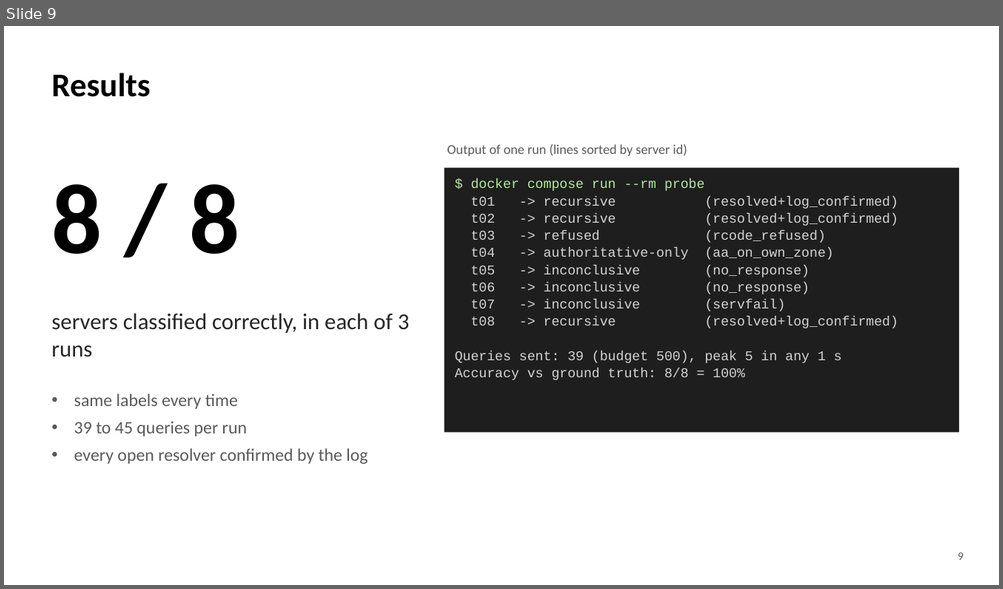
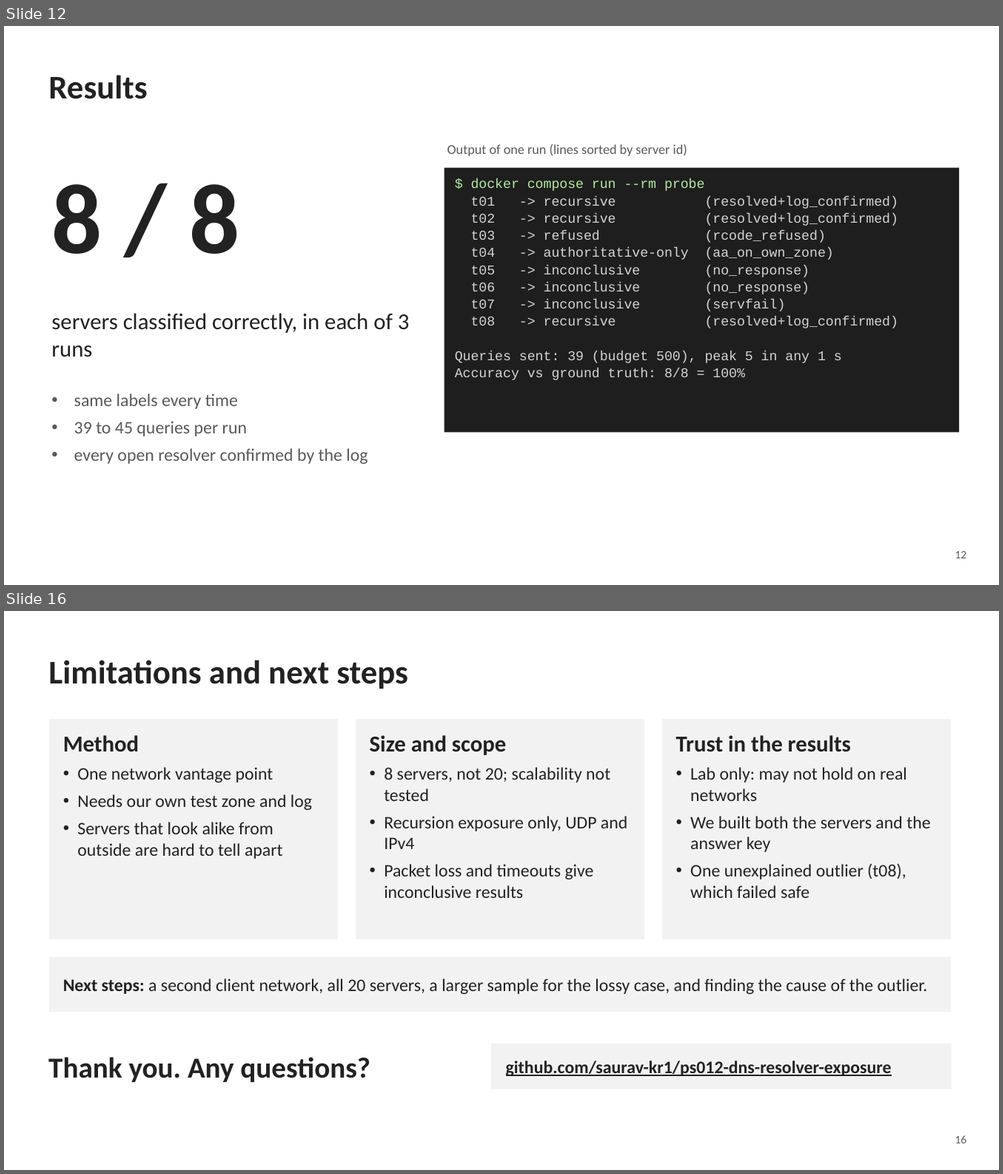
Before and after one commit to saurav-kr1/ps012-dns-resolver-exposure, a slide deck: docs/PS-012_Presentation.pptx. Shown one above the other, each under a label of ours: slide 9 before the commit, slides 12 and 16 after it; the slides between them are not shown. The pictures are 1003x589 and 1003x1174 pixels, drawn with LibreOffice and Linux fonts; fonts in the diff are those of the drawing. Boxes give left, top, right and bottom in pixels: in the first picture for what was removed or moved away, otherwise in the second. Text is boxed around its words. In the diff, an @@ line names an element or a change of style, - is before the commit and + after.

Commit message:
Update final presentation (v2, 16 slides)
Final slide deck with the new lab, rules, results and limitations slides.

```diff
--- a/docs/PS-012_Presentation.pptx
+++ b/docs/PS-012_Presentation.pptx
@@ slide 16 added at (4, 611, 999, 1170), background #FFFFFF @@
@@ text added at (48, 660, 408, 689), 32 pt, text #222222, bold @@
+Limitations and next steps
@@ rectangle added at (48, 718, 338, 940), fill #F2F2F2, outline #FFFFFF 1.25 pt, 17 pt, text #222222 @@
+Method
+• One network vantage point
+• Needs our own test zone and log
+• Servers that look alike from outside are hard to tell apart
@@ rectangle added at (355, 718, 644, 940), fill #F2F2F2, outline #FFFFFF 1.25 pt, 17 pt, text #222222 @@
+Size and scope
+• 8 servers, not 20; scalability not tested
+• Recursion exposure only, UDP and IPv4
+• Packet loss and timeouts give inconclusive results
@@ rectangle added at (661, 718, 950, 940), fill #F2F2F2, outline #FFFFFF 1.25 pt, 17 pt, text #222222 @@
+Trust in the results
+• Lab only: may not hold on real networks
+• We built both the servers and the answer key
+• One unexplained outlier (t08), which failed safe
@@ rectangle added at (48, 957, 951, 1013), fill #F2F2F2, outline #FFFFFF 1.25 pt, 17 pt, text #222222 @@
+Next steps: a second client network, all 20 servers, a larger sample for the lossy case, and finding the cause of the outlier.
@@ rectangle added at (491, 1045, 951, 1090), fill #F2F2F2, 17 pt, text #222222, bold, underline @@
+github.com/saurav-kr1/ps012-dns-resolver-exposure
@@ text added at (48, 1057, 370, 1082), 28 pt, text #222222, bold @@
+Thank you. Any questions?
@@ page number added at (955, 1136, 967, 1144), 11 pt, text #595959 @@
+16
@@ what was slide 9 is now slide 12 @@
@@ slide 12 changed as well @@
@@ text "Results" at (48, 75, 147, 99): text colour #000000 to #222222 @@
@@ text "8 / 8" at (51, 184, 240, 254): text colour #000000 to #222222 @@
@@ text at (955, 551, 967, 559): text changed @@
-9
+12
```
Also in this commit, not shown: 9 other slides changed, 5 other slides added, 5 slides removed, 1 other file.
